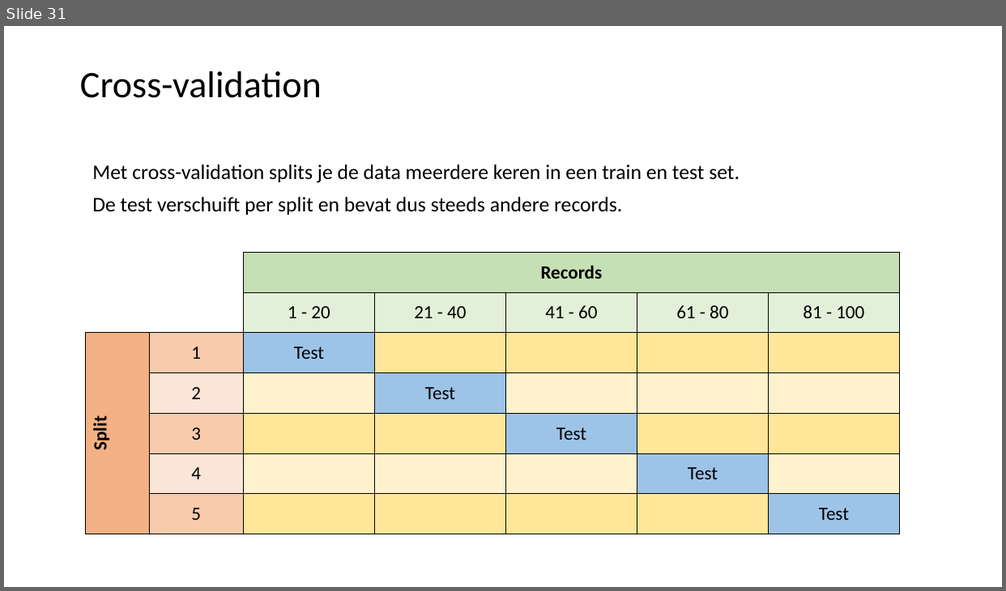
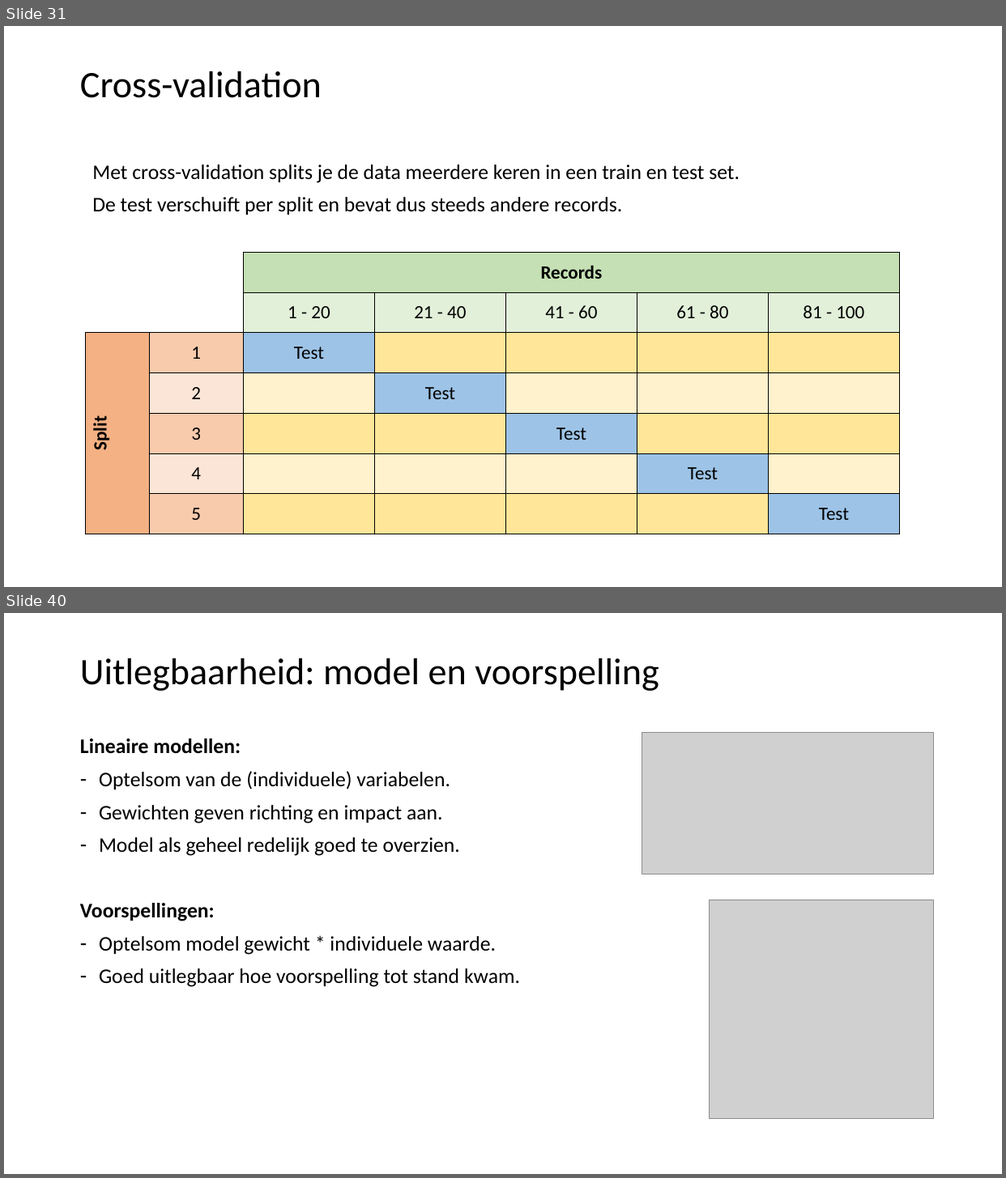
Before and after one commit to LFKoning/knowledge-sharing, a slide deck: python_trainees/4_scikit_learn/python_traineeship_4.pptx. Shown one above the other, each under a label of ours: slide 31 before the commit, slides 31 and 40 after it; the slides between them are not shown. The pictures are 1006x591 and 1006x1178 pixels, drawn with LibreOffice and Linux fonts; fonts in the diff are those of the drawing; grey boxes stand for pictures. Boxes give left, top, right and bottom in pixels: in the first picture for what was removed or moved away, otherwise in the second. Text is boxed around its words. In the diff, an @@ line names an element or a change of style, - is before the commit and + after.

```diff
--- a/python_trainees/4_scikit_learn/python_traineeship_4.pptx
+++ b/python_trainees/4_scikit_learn/python_traineeship_4.pptx
@@ slide 40 added at (4,613,1002,1174), background #FFFFFF @@
@@ title added at (80,658,658,691), 36 pt, text #000000 @@
+Uitlegbaarheid: model en voorspelling
@@ picture added at (641,732,934,874) @@
@@ text added at (80,739,520,987), 20 pt, text #000000 @@
+Lineaire modellen:
+– Optelsom van de (individuele) variabelen.
+– Gewichten geven richting en impact aan.
+– Model als geheel redelijk goed te overzien.
+Voorspellingen:
+– Optelsom model gewicht * individuele waarde.
+– Goed uitlegbaar hoe voorspelling tot stand kwam.
@@ picture added at (710,900,934,1118) @@
```
Also in this commit, not shown: 4 slides changed, 10 other slides added, 1 slide removed, 3 other files.
